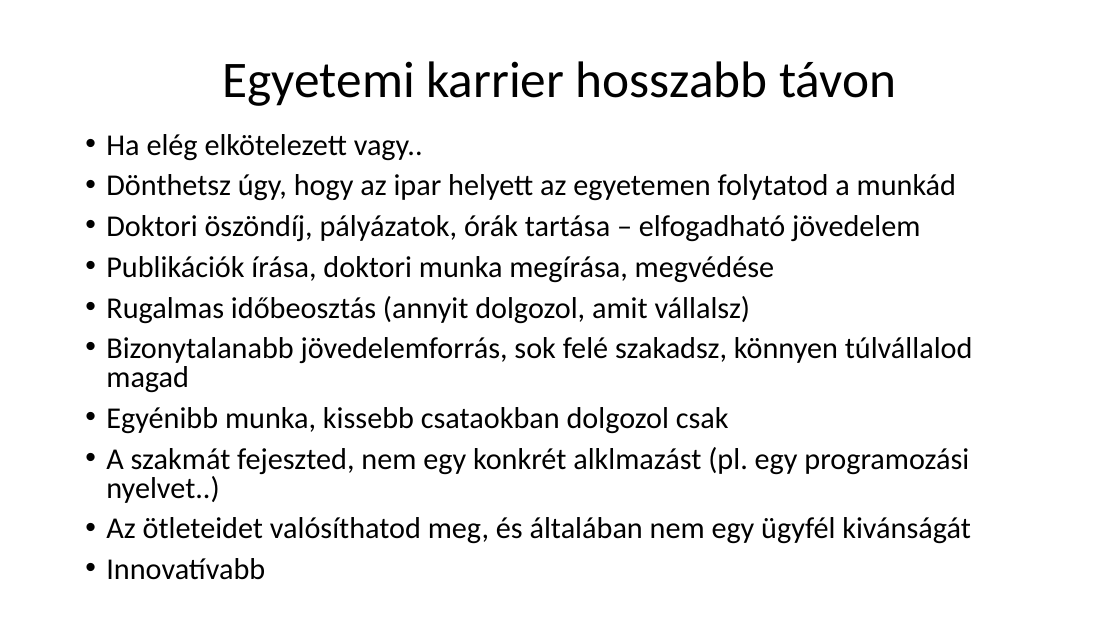
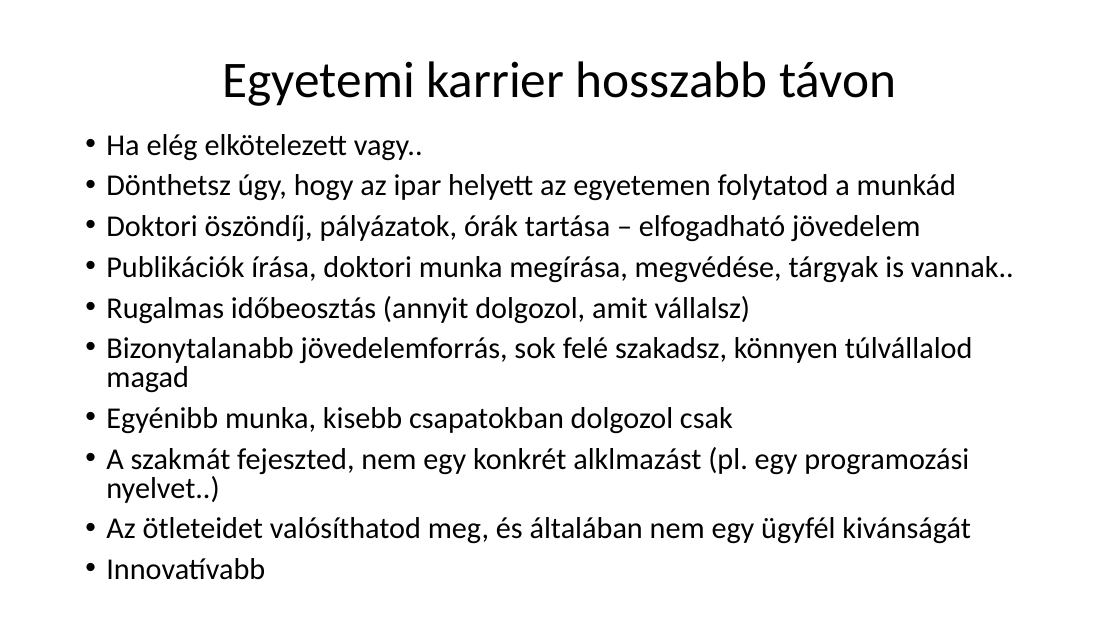
Before and after one commit to nagyandras95/Egyetem, a slide deck: slide 8 of efop/03/Programozók világa.pptx. Drawn at 1120x630 pixels with LibreOffice and Linux fonts; fonts in the diff are those of the drawing. Boxes give left, top, right and bottom in pixels: in the first picture for what was removed or moved away, otherwise in the second. Text is boxed around its words. In the diff, an @@ line names an element or a change of style, - is before the commit and + after.

```diff
--- a/efop/03/Programozók világa.pptx
+++ b/efop/03/Programozók világa.pptx
@@ text at <box>106,256,1014,283</box>: text changed @@
-• Publikációk írása, doktori munka megírása, megvédése
+• Publikációk írása, doktori munka megírása, megvédése, tárgyak is vannak..
@@ text at <box>106,407,733,434</box>: text changed @@
-• Egyénibb munka, kissebb csataokban dolgozol csak
+• Egyénibb munka, kisebb csapatokban dolgozol csak
```
Also in this commit, not shown: 7 other slides changed, 1 other file.
